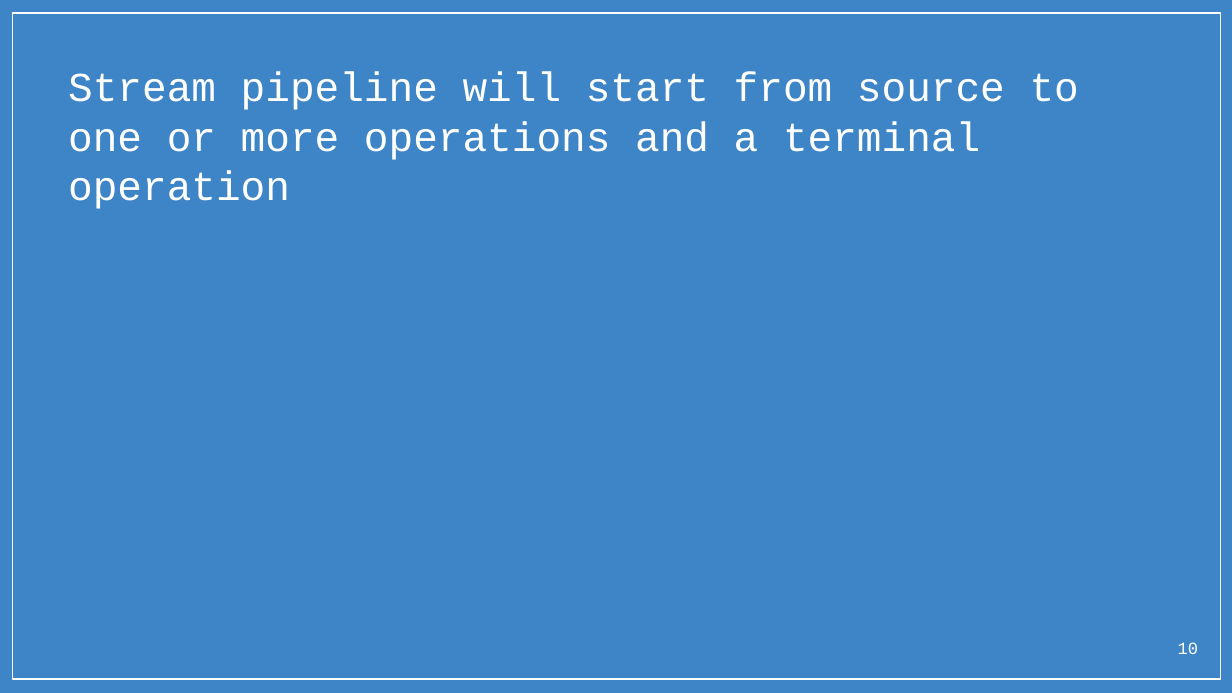
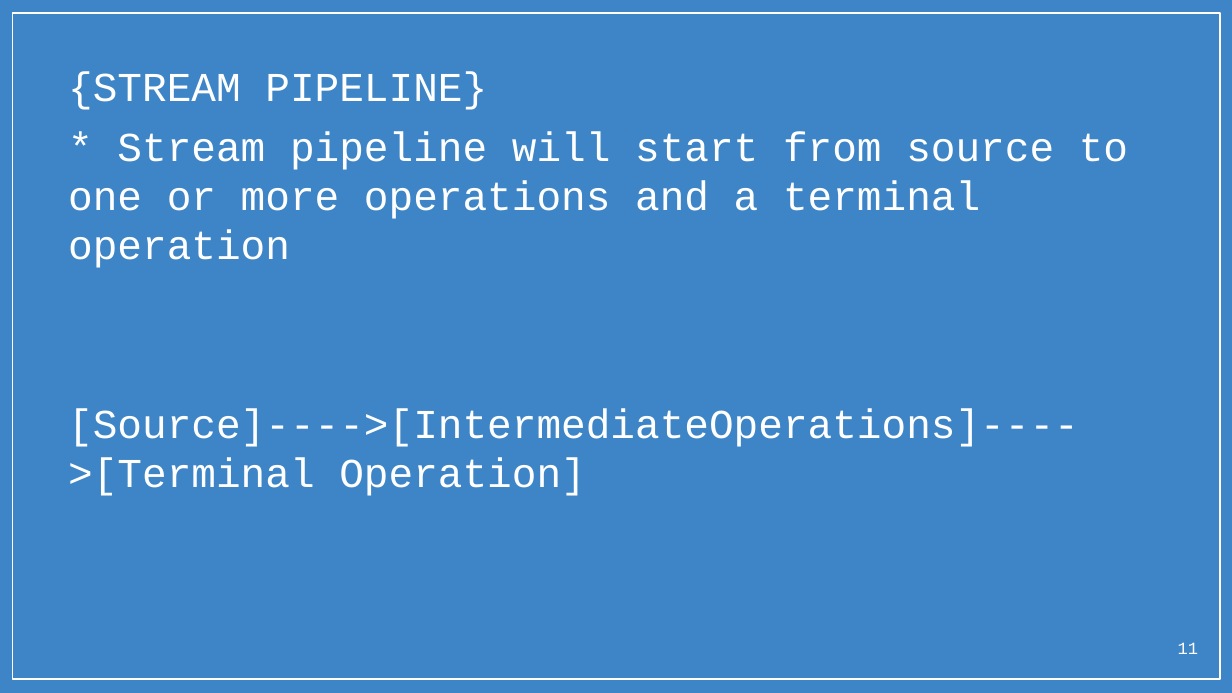
Before and after one commit to ghousek1/trashcan, a slide deck: slide 11 of Java8Features.pptx (slide 10 before the commit). Drawn at 1232x693 pixels with LibreOffice and Linux fonts; fonts in the diff are those of the drawing; background and template pictures are left out. Boxes give left, top, right and bottom in pixels: in the first picture for what was removed or moved away, otherwise in the second. Text is boxed around its words. In the diff, an @@ line names an element or a change of style, - is before the commit and + after.

```diff
--- a/Java8Features.pptx
+++ b/Java8Features.pptx
@@ text at (68, 72, 1128, 496): text changed @@
-Stream pipeline will start from source to one or more operations and a terminal operation
+{STREAM PIPELINE}
+* Stream pipeline will start from source to one or more operations and a terminal operation
+[Source]---->[IntermediateOperations]---->[Terminal Operation]
@@ page number at (1178, 642, 1198, 654): text changed @@
-10
+11
```
Also in this commit, not shown: 11 other slides changed, 2 slides added, 1 slide removed.
